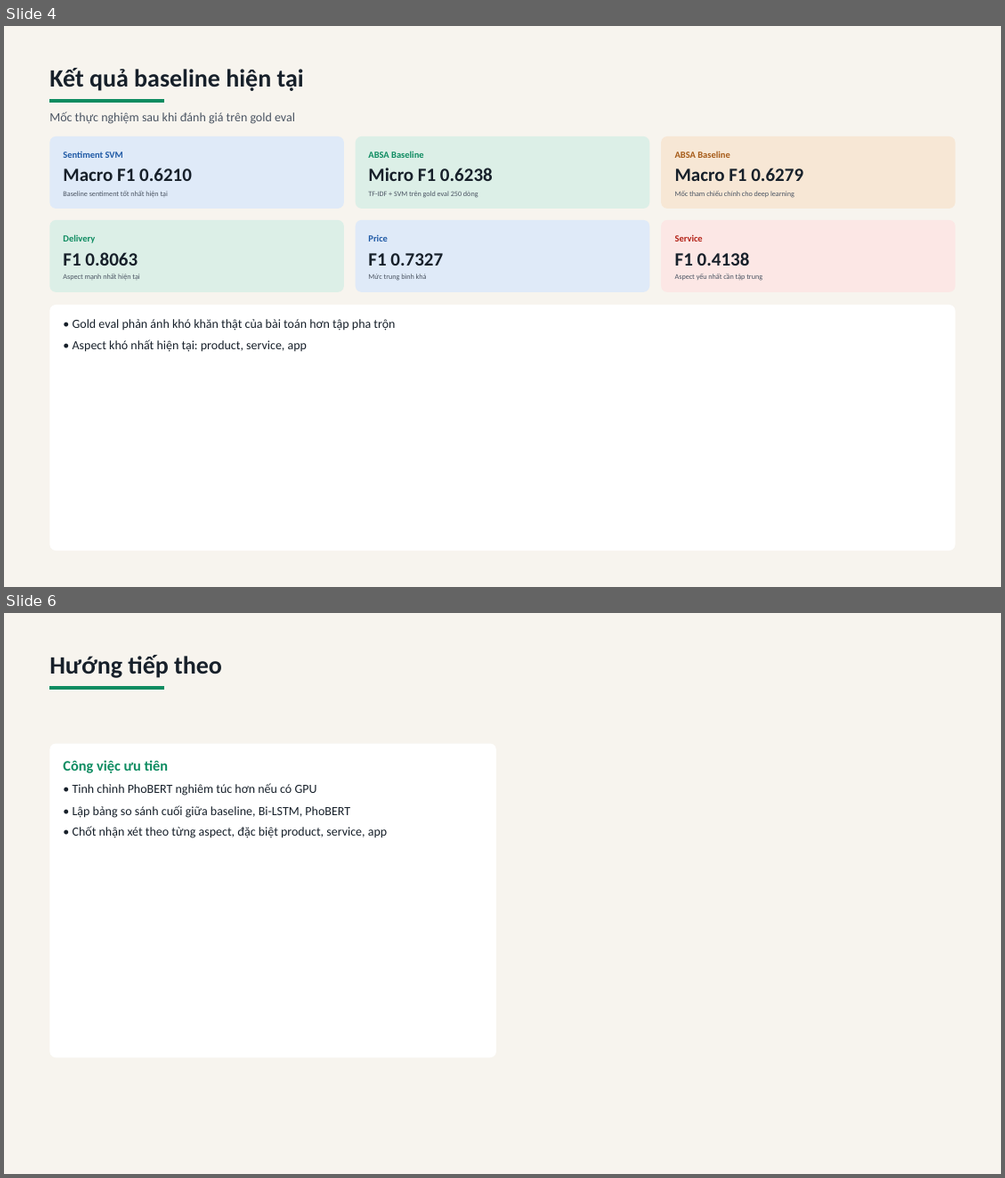
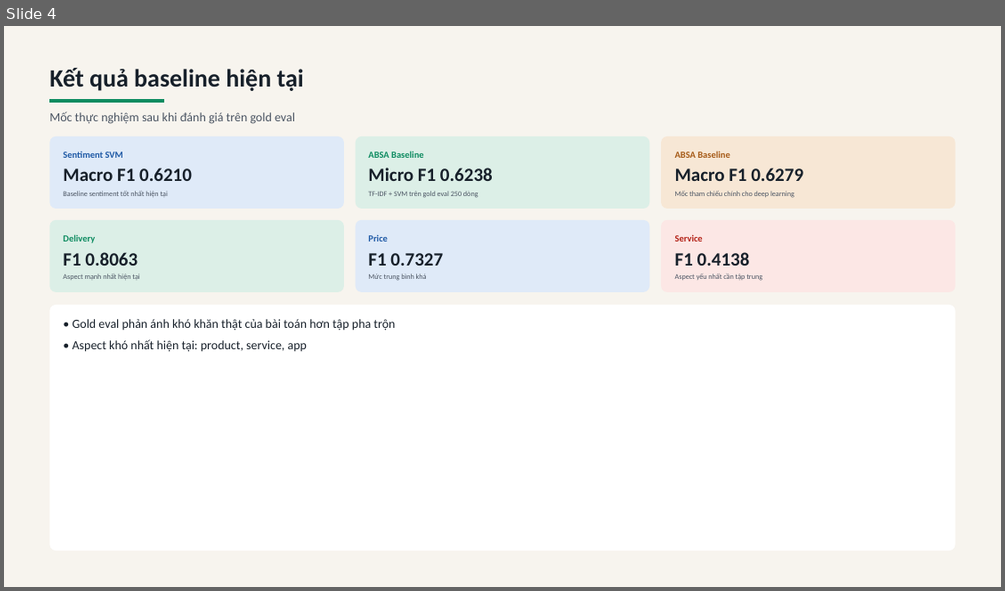
Before and after one commit to PhukDev/kltn-vietnamese-ecommerce-absa, a slide deck: BAO_CAO_TIEN_DO_KLTN.pptx. Shown one above the other, each under a label of ours: slides 4 and 6 before the commit, slide 4 after it; the slides between them are not shown. The pictures are 1005x1178 and 1005x591 pixels, drawn with LibreOffice and Linux fonts; fonts in the diff are those of the drawing. Boxes give left, top, right and bottom in pixels: in the first picture for what was removed or moved away, otherwise in the second. Text is boxed around its words. In the diff, an @@ line names an element or a change of style, - is before the commit and + after.

Commit message:
docs: programmatically update PowerPoint slide text with actual GPU training metrics and live dashboard integration details

```diff
--- a/BAO_CAO_TIEN_DO_KLTN.pptx
+++ b/BAO_CAO_TIEN_DO_KLTN.pptx
@@ slide 6 removed at (x1=4, y1=613, x2=1001, y2=1174), background #F7F4EE @@
@@ text removed at (x1=49, y1=655, x2=222, y2=678) @@
-Hướng tiếp theo
@@ rectangle removed at (x1=50, y1=687, x2=164, y2=689) @@
@@ rounded rectangle removed at (x1=50, y1=744, x2=496, y2=1058) @@
@@ text removed at (x1=63, y1=760, x2=169, y2=773) @@
-Công việc ưu tiên
@@ text removed at (x1=73, y1=783, x2=317, y2=795) @@
-• Tinh chỉnh PhoBERT nghiêm túc hơn nếu có GPU
@@ text removed at (x1=73, y1=805, x2=350, y2=818) @@
-• Lập bảng so sánh cuối giữa baseline, Bi-LSTM, PhoBERT
@@ text removed at (x1=73, y1=826, x2=387, y2=838) @@
-• Chốt nhận xét theo từng aspect, đặc biệt product, service, app
```
Also in this commit, not shown: 3 slides changed, 1 slide added, 1 other file.
